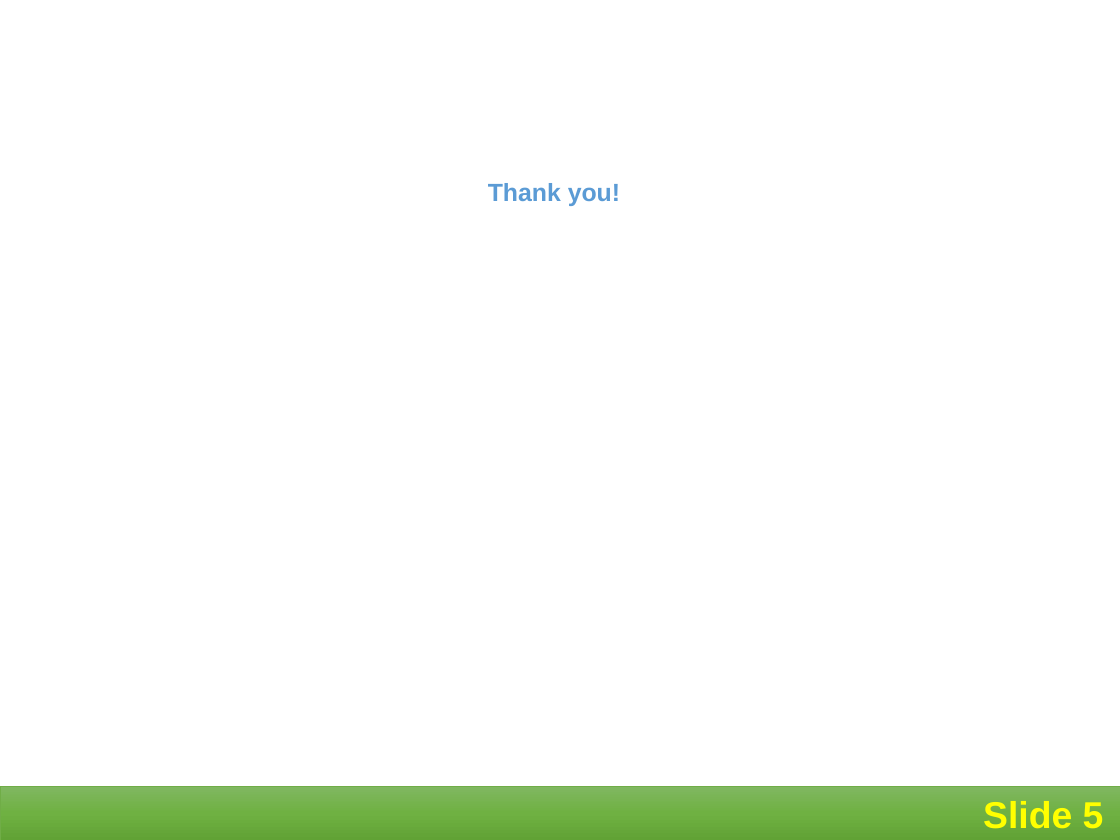
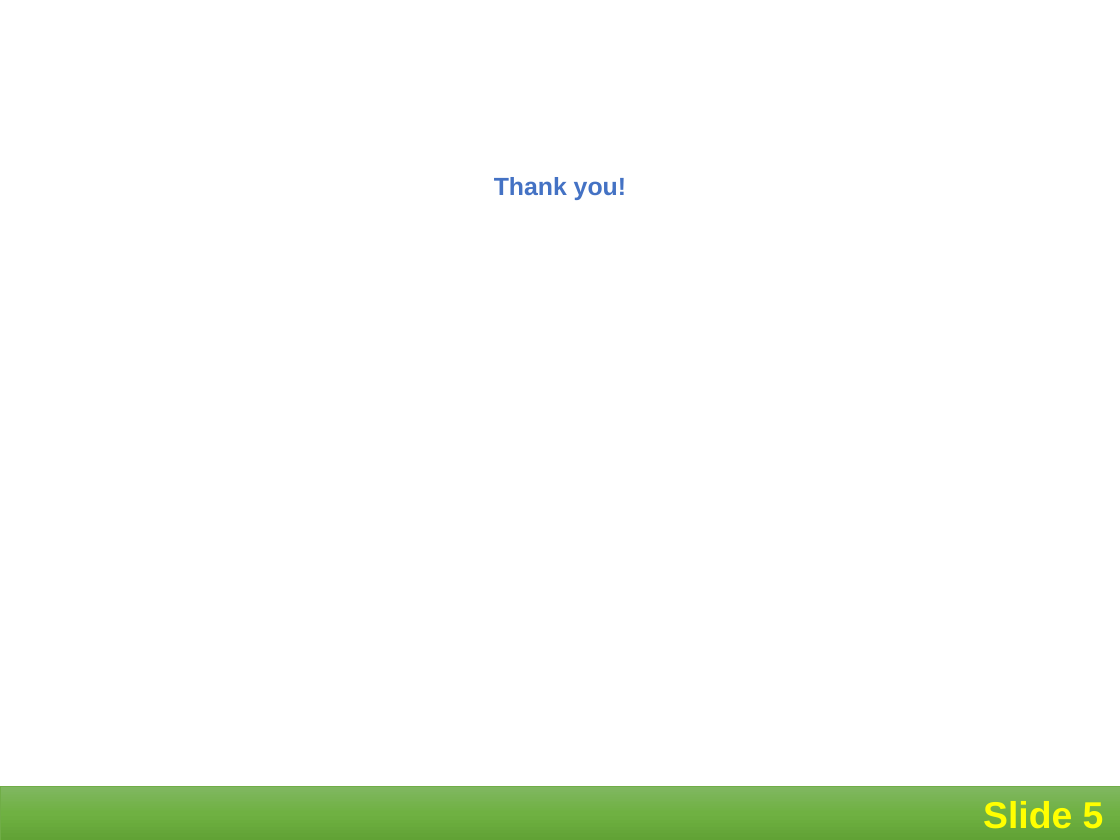
Before and after one commit to phatnguyendev/quiz-search, a slide deck: slide 5 of dapan/cau 3.pptx. Drawn at 1120x840 pixels with LibreOffice and Linux fonts; fonts in the diff are those of the drawing. Boxes give left, top, right and bottom in pixels: in the first picture for what was removed or moved away, otherwise in the second. Text is boxed around its words. In the diff, an @@ line names an element or a change of style, - is before the commit and + after.

```diff
--- a/dapan/cau 3.pptx
+++ b/dapan/cau 3.pptx
@@ text "Thank you!" at <box>494,177,626,200</box>: text colour #5B9BD5 to #4472C4, letter outline #FFFFFF 0.75 pt to none @@
```
Also in this commit, not shown: 3 other files.
